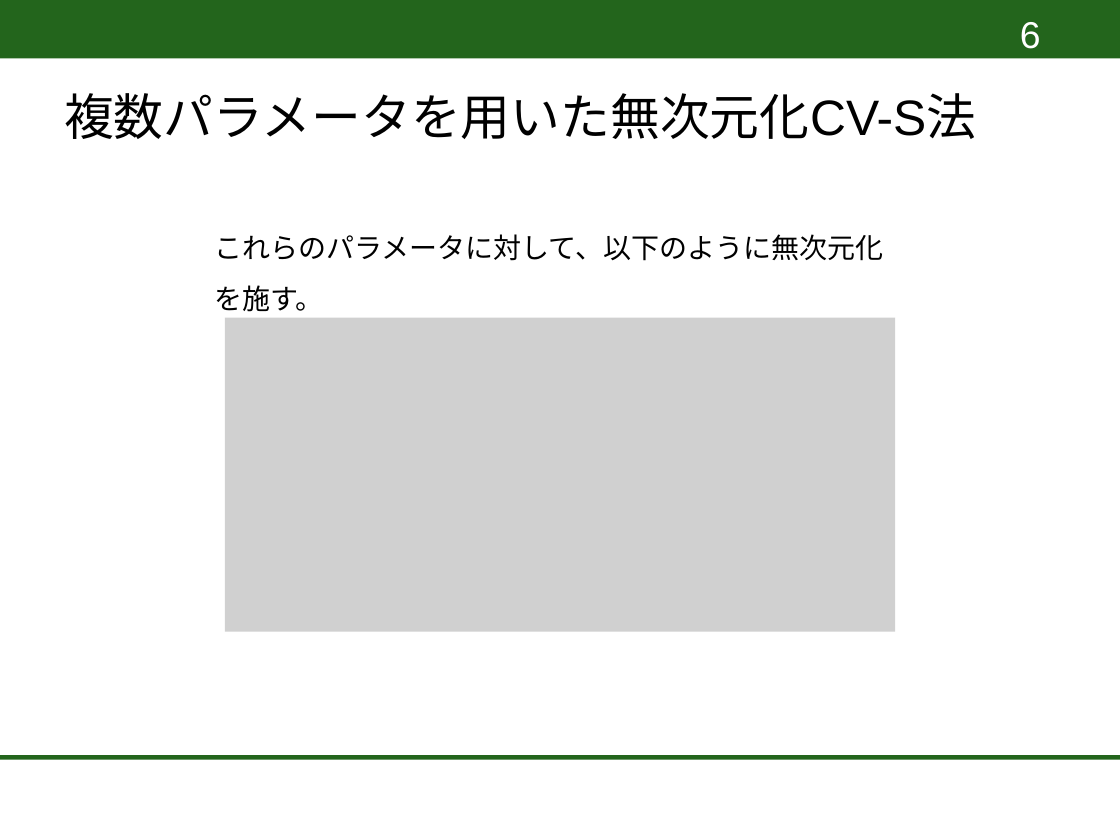
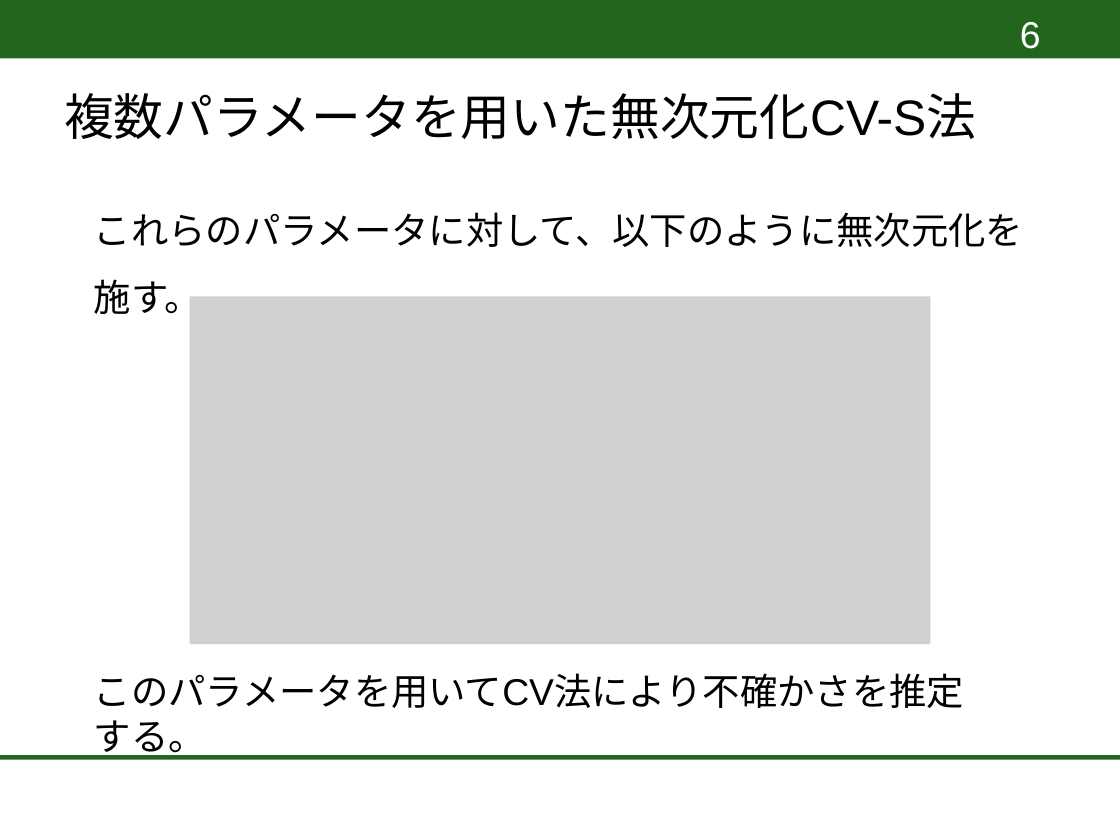
Before and after one commit to DaichiTakami/Reactor-Physics, a slide deck: slide 7 of 卒論発表4-3.pptx. Drawn at 1120x840 pixels with LibreOffice and Linux fonts; fonts in the diff are those of the drawing; grey boxes stand for pictures; background and template pictures are left out. Boxes give left, top, right and bottom in pixels: in the first picture for what was removed or moved away, otherwise in the second. Text is boxed around its words. In the diff, an @@ line names an element or a change of style, - is before the commit and + after.

```diff
--- a/卒論発表4-3.pptx
+++ b/卒論発表4-3.pptx
@@ text "これらのパラメータに対して、以下のように無次元化を施す。": place and size @@
-text "これらのパラメータに対して、以下のように無次元化を施す。" at [215,234,884,312]
+text "これらのパラメータに対して、以下のように無次元化を施す。" at [94,212,1023,321]
@@ text "これらのパラメータに対して、以下のように無次元化を施す。" at [94,212,1023,321]: size 18 to 24 pt @@
@@ picture: place and size @@
-picture at [225,318,895,632]
+picture at [189,297,930,644]
@@ text added at [94,673,964,760], 24 pt, text #000000 @@
+このパラメータを用いてCV法により不確かさを推定する。
```
Also in this commit, not shown: 5 other slides changed, 16 slides added.
